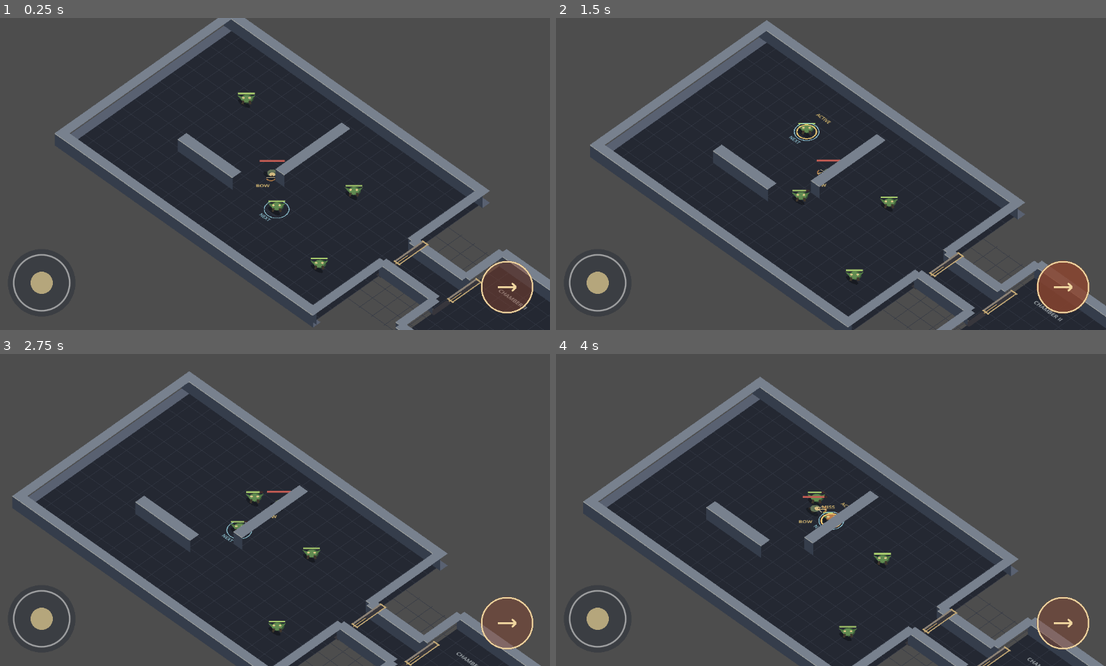
Above: before the commit, frames 1-4 (two rows, left to right).
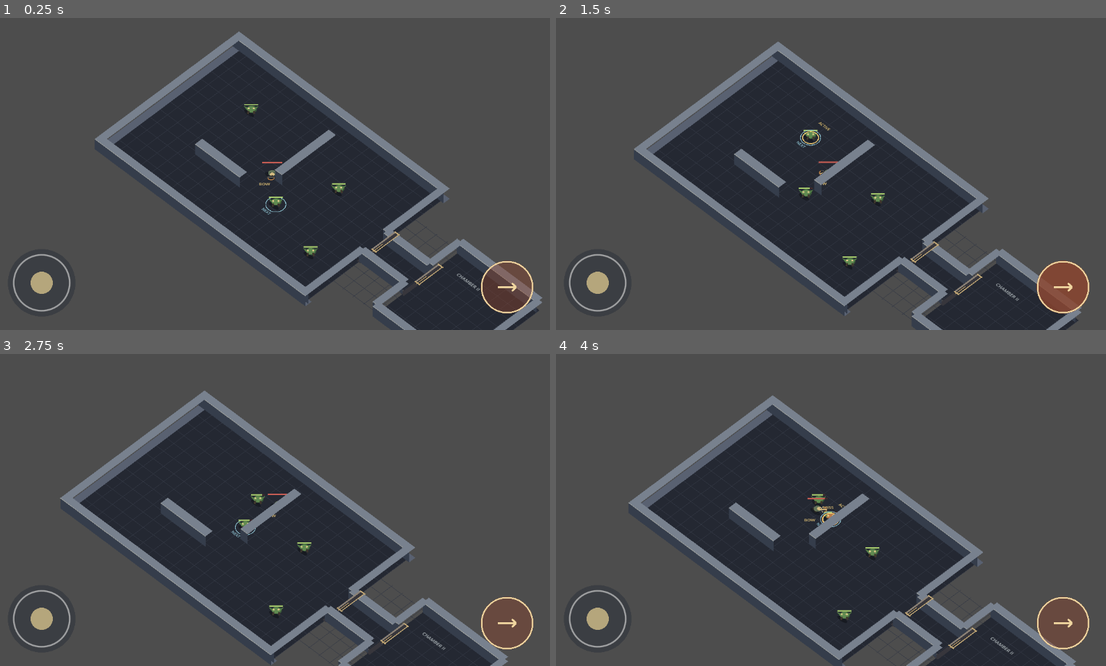
Above: after the commit, the same moments.

Repository: Jonty303/Project-Gauntlands
Game: Godot game, scene res://scenes/main.tscn
Two runs of this game, one before a commit and one after it. Both use one fixed random seed, a clock stepped at 60 frames per second and the inputs below.
Inputs (mouse positions are in pixels of both pictures, inside the frame that each line leads up to):
- Up to frame 1 (0.25 s): no input
- Up to frame 2 (1.5 s): tap Enter (ui_accept) at 0.5 s; drag from (600, 283) to (886, 105) at 0.52 s; drag from (1062, 286) to (798, 236) at 1.27 s
- Up to frame 3 (2.75 s): move the mouse to (330, 441) at 2.02 s; hold D (move_right) from 2.03 s (still down); tap Q (target_previous) at 2.1 s
- Up to frame 4 (4 s): release D (move_right) at 2.75 s; drag from (798, 572) to (660, 463) at 2.77 s; move the mouse to (996, 556) at 3.52 s; hold A (move_left) from 3.53 s (still down); hold Space (attack) from 3.53 s (still down); tap Enter (ui_accept) at 3.77 s

The runs differ from the first frame. In frame 1, 20% of the frame differs, in the area x 9-100%, y 0-100%; in frame 2, 20%; in frame 3, 20%, in the area x 2-99%, y 5-100%; in frame 4, 20%.

Commit message:
Widen isometric camera view for corridor and connected chamber

Diff:
--- a/scripts/main.gd
+++ b/scripts/main.gd
@@ -42,7 +42,7 @@
         iso_camera.ignore_rotation = false
         iso_camera.rotation = -PI / 4.0
         # Non-uniform scale compresses the diamond vertical axis.
-        iso_camera.zoom = Vector2(0.92, 0.65)
+        iso_camera.zoom = Vector2(0.75, 0.56)
     _add_doorframe(Vector2(400.0, 0.0))
     _add_doorframe(Vector2(570.0, 0.0))
 
